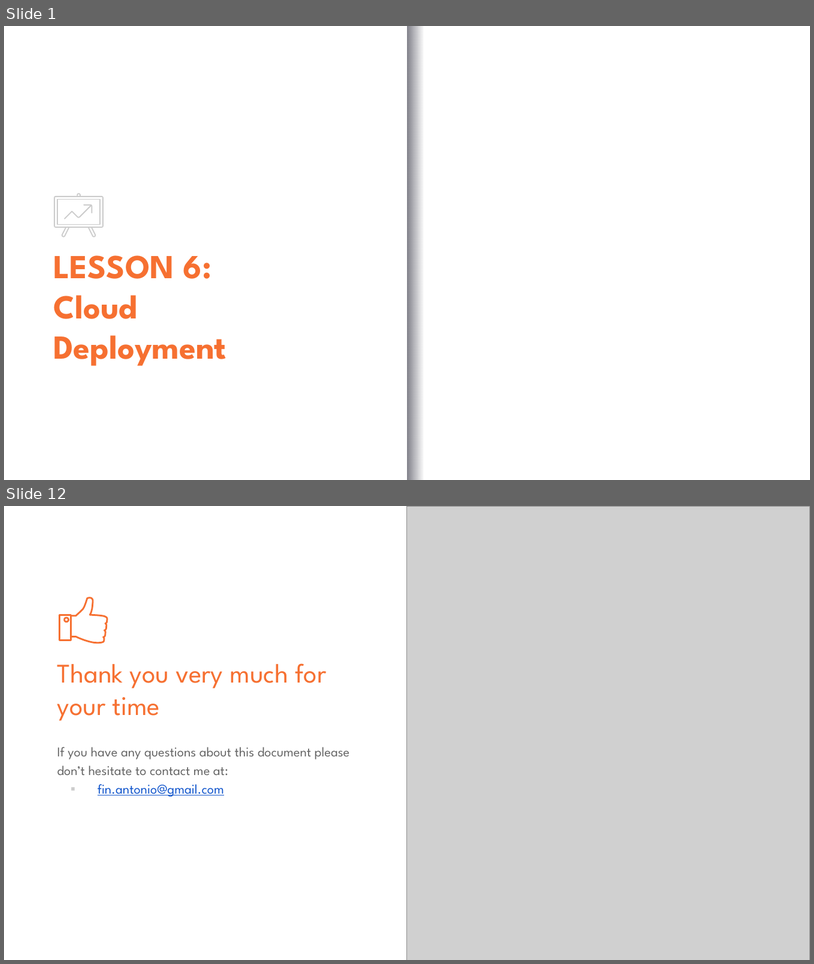
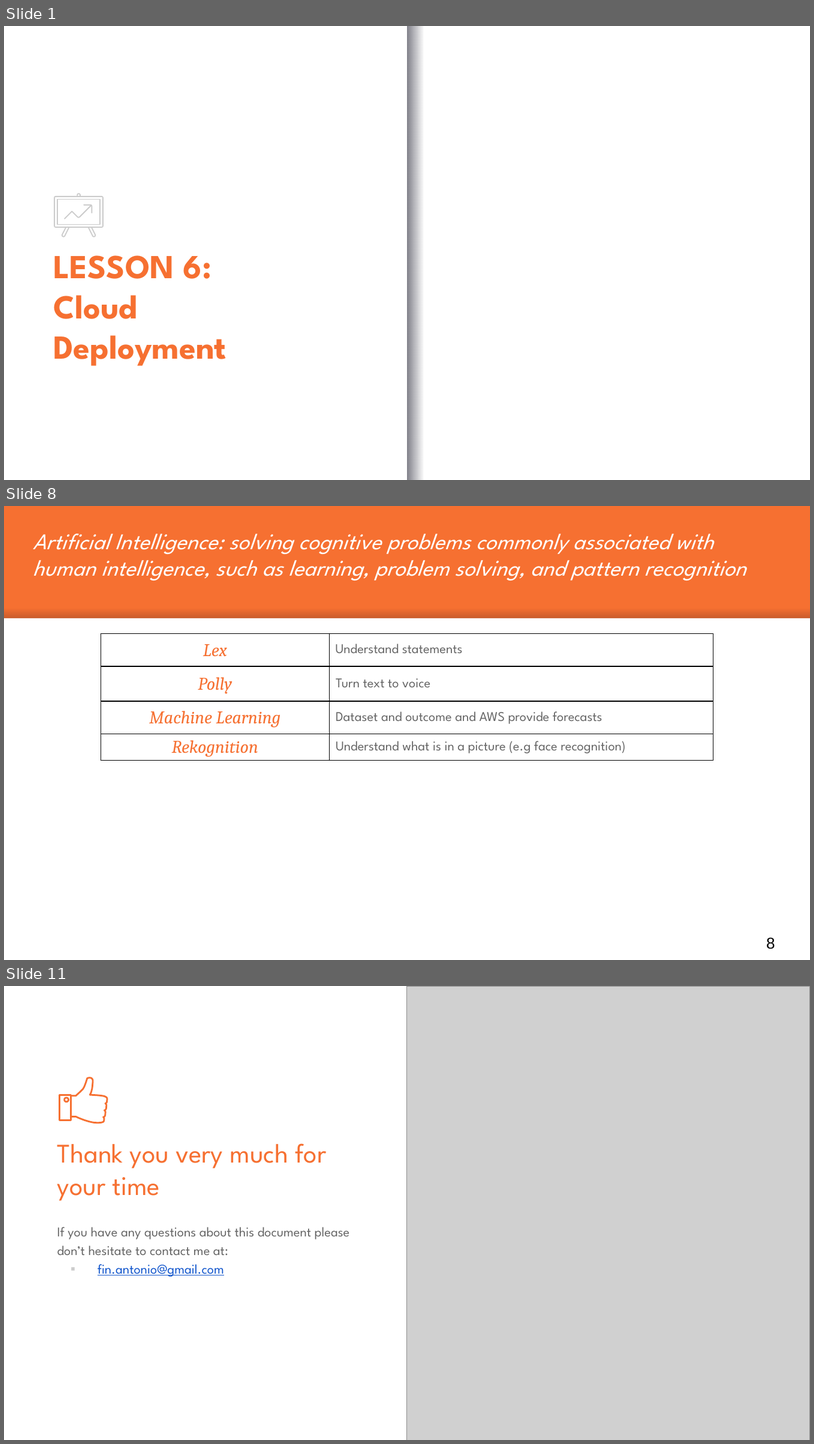
Before and after one commit to antfin/ComputerProgrammingBasic, a slide deck: lessons/Lesson_6.pptx. Shown one above the other, each under a label of ours: slides 1 and 12 before the commit, slides 1, 8 and 11 after it; the slides between them are not shown. The pictures are 814x964 and 814x1444 pixels, drawn with LibreOffice and Linux fonts; fonts in the diff are those of the drawing; grey boxes stand for pictures; background and template pictures are left out. Boxes give left, top, right and bottom in pixels: in the first picture for what was removed or moved away, otherwise in the second. Text is boxed around its words. In the diff, an @@ line names an element or a change of style, - is before the commit and + after.

```diff
--- a/lessons/Lesson_6.pptx
+++ b/lessons/Lesson_6.pptx
@@ slide 8 added at box(4, 506, 810, 960), background #F67031 @@
@@ text added at box(33, 534, 747, 580), 20 pt, text #FFFFFF, italic @@
+Artificial Intelligence: solving cognitive problems commonly associated with human intelligence, such as learning, problem solving, and pattern recognition
@@ rectangle added at box(4, 608, 810, 618), fill gradient #000014 @@
@@ rectangle added at box(4, 618, 810, 959), fill #FFFFFF @@
@@ table added at box(101, 633, 714, 760), 4 rows, 2 columns @@
+Lex | Understand statements
+Polly | Turn text to voice
+Machine Learning | Dataset and outcome and AWS provide forecasts
+Rekognition | Understand what is in a picture (e.g face recognition)
@@ page number added at box(767, 937, 776, 949), 14 pt, text #000000 @@
+8
@@ what was slide 12 is now slide 11 @@
```
Also in this commit, not shown: 2 slides changed, 6 other slides added, 8 slides removed, 4 other files.
